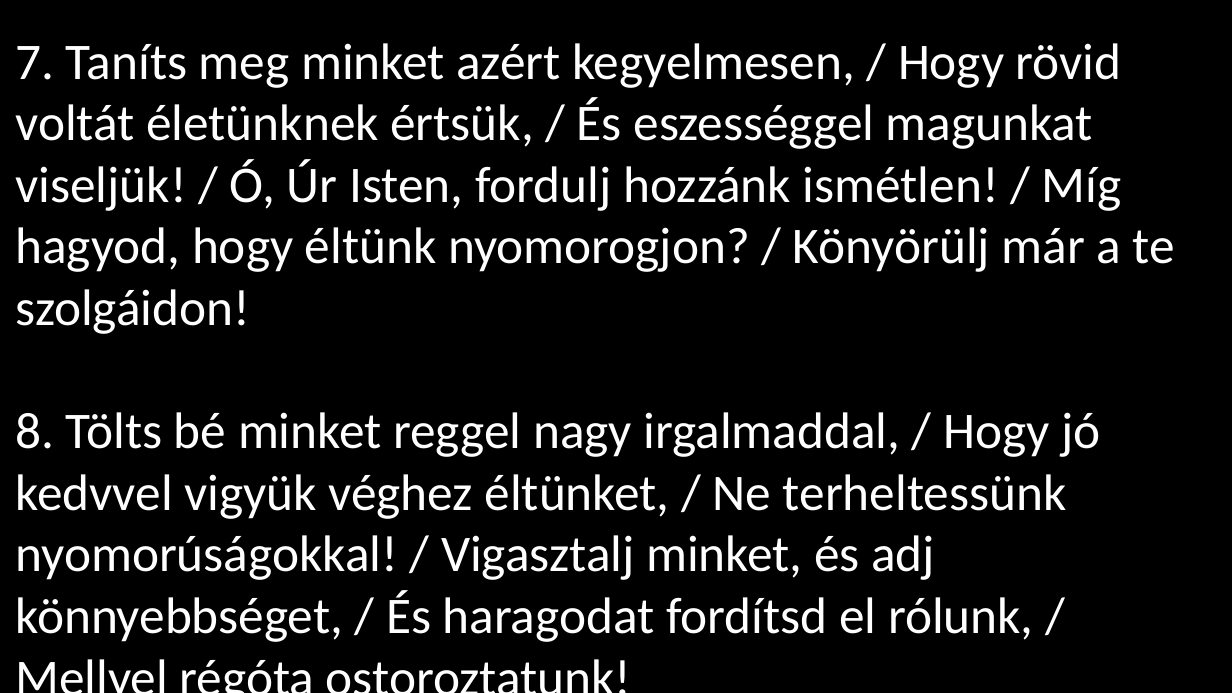
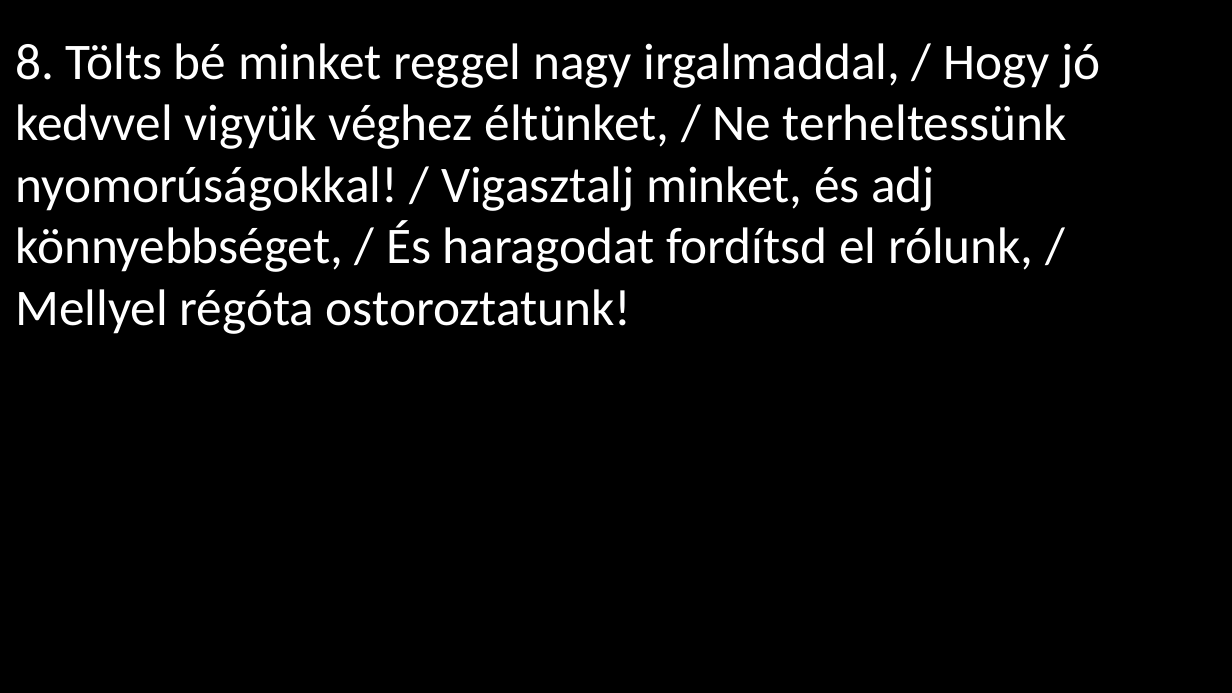
Before and after one commit to Neutron17/refppt, a slide deck: slide 12 of test.pptx (slide 13 before the commit). Drawn at 1232x693 pixels with LibreOffice and Linux fonts; fonts in the diff are those of the drawing. Boxes give left, top, right and bottom in pixels: in the first picture for what was removed or moved away, otherwise in the second. Text is boxed around its words. In the diff, an @@ line names an element or a change of style, - is before the commit and + after.

```diff
--- a/test.pptx
+++ b/test.pptx
@@ text at (x1=15, y1=43, x2=1175, y2=334): paragraph removed @@
-7. Taníts meg minket azért kegyelmesen, / Hogy rövid voltát életünknek értsük, / És eszességgel magunkat viseljük! / Ó, Úr Isten, fordulj hozzánk ismétlen! / Míg hagyod, hogy éltünk nyomorogjon? / Könyörülj már a te szolgáidon!
```
Also in this commit, not shown: 2 other slides changed, 6 slides added, 6 slides removed, 6 other files.
